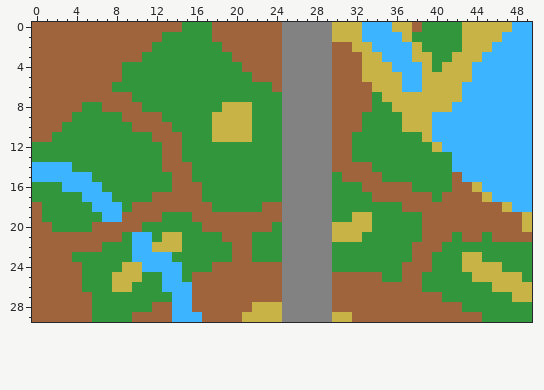
One commit to this pixel-art sprite: ACO/Assets/terrain50x30.png. That is the earlier state.
The file is 50x30 pixels.
After:
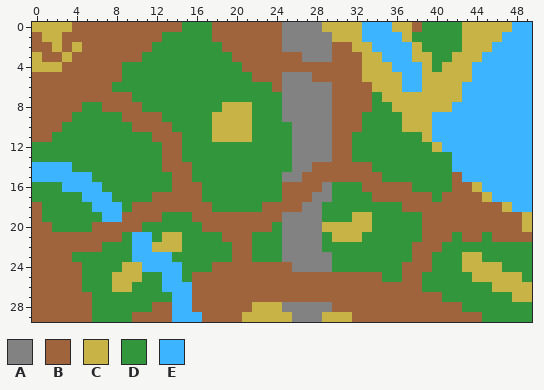
Palette (. is transparent): A #828282  B #a0643c  C #c8b446  D #32963c  E #3cb4ff
Diff:
{"y":0,"x":0,"old":"BBBB","new":"CCCC"}
{"y":0,"x":29,"old":"A","new":"C"}
{"y":1,"x":1,"old":"BB","new":"CC"}
{"y":2,"x":2,"old":"B","new":"C"}
{"y":2,"x":4,"old":"B","new":"C"}
{"y":3,"x":0,"old":"B","new":"C"}
{"y":3,"x":3,"old":"B","new":"C"}
{"y":3,"x":25,"old":"AA","new":"BB"}
{"y":4,"x":0,"old":"BBB","new":"CCC"}
{"y":4,"x":25,"old":"AAAAA","new":"BBBBB"}
{"y":5,"x":28,"old":"AA","new":"BB"}
{"y":10,"x":25,"old":"A","new":"D"}
{"y":11,"x":25,"old":"A","new":"D"}
{"y":12,"x":25,"old":"A","new":"D"}
{"y":13,"x":25,"old":"A","new":"D"}
{"y":14,"x":25,"old":"A","new":"D"}
{"y":14,"x":28,"old":"AA","new":"BB"}
{"y":15,"x":27,"old":"AAAD","new":"BBBB"}
{"y":16,"x":25,"old":"AAAA","new":"BBBB"}
{"y":17,"x":25,"old":"AAA","new":"BBB"}
{"y":18,"x":25,"old":"AA","new":"BB"}
{"y":18,"x":29,"old":"A","new":"D"}
{"y":19,"x":29,"old":"A","new":"D"}
{"y":20,"x":29,"old":"A","new":"C"}
{"y":21,"x":29,"old":"A","new":"D"}
{"y":22,"x":29,"old":"A","new":"D"}
{"y":24,"x":25,"old":"A","new":"B"}
{"y":25,"x":25,"old":"AAAAA","new":"BBBBB"}
{"y":26,"x":25,"old":"AAAAA","new":"BBBBB"}
{"y":27,"x":25,"old":"AAAAA","new":"BBBBB"}
{"y":29,"x":25,"old":"A","new":"C"}
{"y":29,"x":29,"old":"A","new":"C"}
